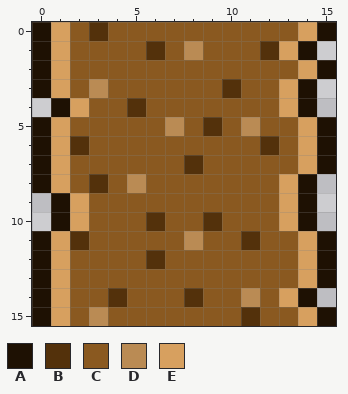
Pixel-art sprite, stored at tiles/dirt/dirt-07.png. Above is the file before it was changed.
The file is 16x16 pixels.
Palette (. is transparent): A #1e1103  B #53310b  C #8a5920  D #ba8b54  E #d7a05f
After the commit:
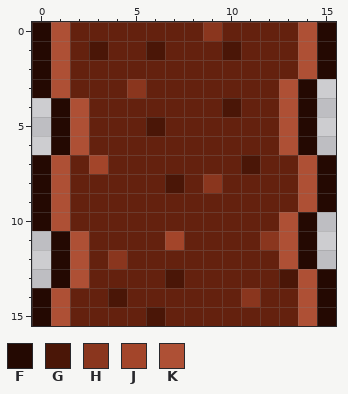
Colours new in this view: F #240902  G #4a1607  H #8a361e  J #a3452a  K #ae5035
Message: Changed dirt to red earth
Changes in this commit:
{"colour":"C","old":"#8a5920","new":"#64210e"}
{"y":0,"x":0,"old":"AE","new":"FK"}
{"y":0,"x":3,"old":"B","new":"C"}
{"y":0,"x":9,"old":"C","new":"H"}
{"y":0,"x":14,"old":"EA","new":"KF"}
{"y":1,"x":0,"old":"AE","new":"FK"}
{"y":1,"x":3,"old":"C","new":"G"}
{"y":1,"x":6,"old":"B","new":"G"}
{"y":1,"x":8,"old":"D","new":"C"}
{"y":1,"x":10,"old":"C","new":"G"}
{"y":1,"x":12,"old":"BEA.","new":"CCKF"}
{"y":2,"x":0,"old":"AE","new":"FK"}
{"y":2,"x":14,"old":"EA","new":"KF"}
{"y":3,"x":0,"old":"AE","new":"FK"}
{"y":3,"x":3,"old":"D","new":"C"}
{"y":3,"x":5,"old":"C","new":"H"}
{"y":3,"x":10,"old":"B","new":"C"}
{"y":3,"x":13,"old":"EA","new":"KF"}
{"y":4,"x":1,"old":"AE","new":"FK"}
{"y":4,"x":5,"old":"B","new":"C"}
{"y":4,"x":10,"old":"C","new":"G"}
{"y":4,"x":13,"old":"EA","new":"KF"}
{"y":5,"x":0,"old":"AEC","new":".FK"}
{"y":5,"x":6,"old":"CD","new":"GC"}
{"y":5,"x":9,"old":"B","new":"C"}
{"y":5,"x":11,"old":"D","new":"C"}
{"y":5,"x":13,"old":"CEA","new":"KF."}
{"y":6,"x":0,"old":"AEB","new":".FK"}
{"y":6,"x":12,"old":"BCEA","new":"CKF."}
{"y":7,"x":0,"old":"AE","new":"FK"}
{"y":7,"x":3,"old":"C","new":"J"}
{"y":7,"x":8,"old":"B","new":"C"}
{"y":7,"x":11,"old":"C","new":"G"}
{"y":7,"x":14,"old":"EA","new":"KF"}
{"y":8,"x":0,"old":"AE","new":"FK"}
{"y":8,"x":3,"old":"B","new":"C"}
{"y":8,"x":5,"old":"D","new":"C"}
{"y":8,"x":7,"old":"C","new":"G"}
{"y":8,"x":9,"old":"C","new":"H"}
{"y":8,"x":13,"old":"EA.","new":"CKF"}
{"y":9,"x":0,"old":".AE","new":"FKC"}
{"y":9,"x":13,"old":"EA.","new":"CKF"}
{"y":10,"x":0,"old":".AE","new":"FKC"}
{"y":10,"x":6,"old":"B","new":"C"}
{"y":10,"x":9,"old":"B","new":"C"}
{"y":10,"x":13,"old":"EA","new":"KF"}
{"y":11,"x":0,"old":"AEB","new":".FK"}
{"y":11,"x":7,"old":"CD","new":"JC"}
{"y":11,"x":11,"old":"BCCEA","new":"CHKF."}
{"y":12,"x":0,"old":"AEC","new":".FK"}
{"y":12,"x":4,"old":"C","new":"H"}
{"y":12,"x":6,"old":"B","new":"C"}
{"y":12,"x":13,"old":"CEA","new":"KF."}
{"y":13,"x":0,"old":"AEC","new":".FK"}
{"y":13,"x":7,"old":"C","new":"G"}
{"y":13,"x":13,"old":"CEA","new":"GKF"}
{"y":14,"x":0,"old":"AE","new":"FK"}
{"y":14,"x":4,"old":"B","new":"G"}
{"y":14,"x":8,"old":"B","new":"C"}
{"y":14,"x":11,"old":"D","new":"H"}
{"y":14,"x":13,"old":"EA.","new":"CKF"}
{"y":15,"x":0,"old":"AE","new":"FK"}
{"y":15,"x":3,"old":"D","new":"C"}
{"y":15,"x":6,"old":"C","new":"G"}
{"y":15,"x":11,"old":"B","new":"C"}
{"y":15,"x":14,"old":"EA","new":"KF"}
{"label":"changed","picture_box":[32,22,336,326]}
